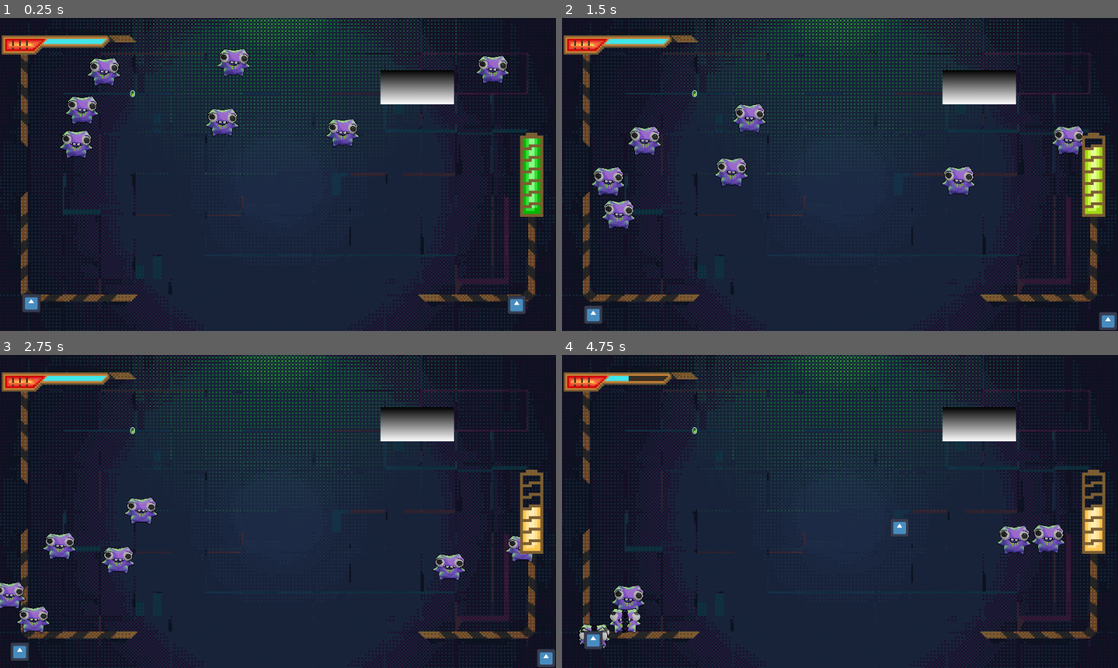
Above: before the commit, frames 1-4 (two rows, left to right).
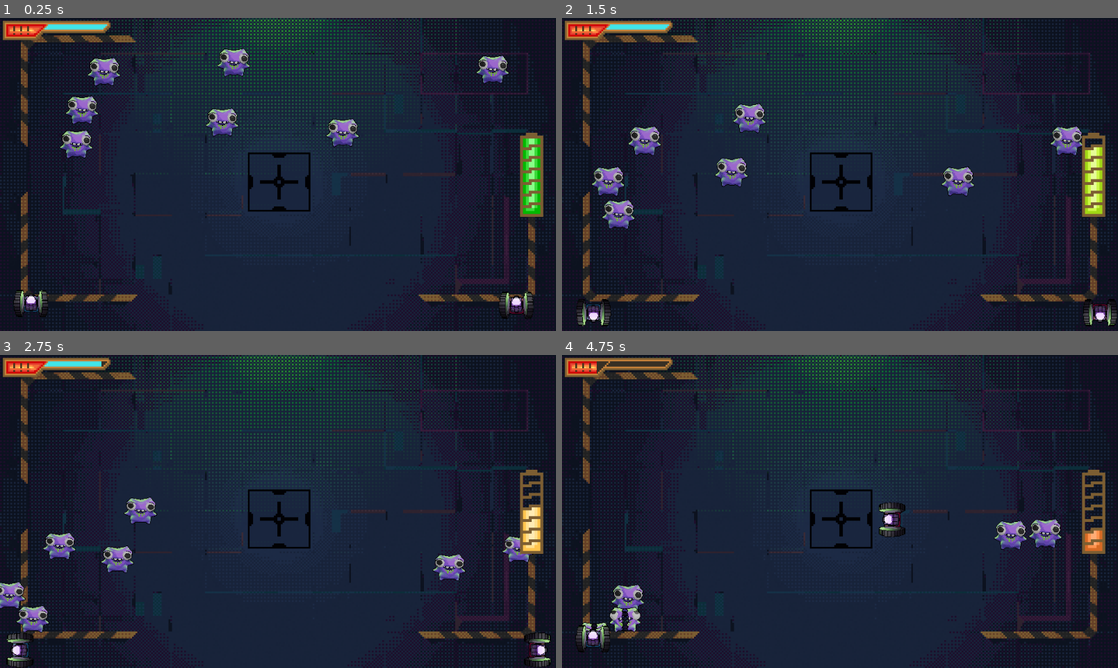
Above: after the commit, the same moments.

Repository: wall-daniel/AbyssalPixelJam9
Game: Godot game, scene res://Scenes/game.tscn
Two runs of this game, one before a commit and one after it. Both use one fixed random seed, a clock stepped at 60 frames per second and the inputs below. The engine's default icon, where the game draws it, is replaced by a stand-in: a white triangle on a blue panel in a dark square.
Inputs:
- Up to frame 1 (0.25 s): no input
- Up to frame 2 (1.5 s): hold Right (p1-right) 0.53-1.28 s; tap Space (zap) at 0.6 s; hold Down (p1-down) from 1.28 s (still down); tap S (p2-down) at 1.35 s
- Up to frame 3 (2.75 s): tap Space (zap) at 1.55, 2.3 s; release Down (p1-down) at 2.03 s; hold Right (p1-right) from 2.03 s (still down); tap A (p2-left) at 2.1 s
- Up to frame 4 (4.75 s): release Right (p1-right) at 2.78 s; hold Up (p1-up) 2.78-3.53 s; tap D (p2-right) at 2.85 s; tap Space (zap) at 3.05, 3.8, 4.35 s; hold Left (p1-left) from 3.53 s (still down); tap W (p2-up) at 3.6 s

The runs differ from the first frame. In frame 1, 4.2% of the frame differs, in the area x 0-96%, y 0-96%; in frame 2, 4.8%; in frame 3, 5.1%; in frame 4, 6.1%, in the area x 0-98%, y 0-95%.

Commit message:
minor bug fixes
jk I added a lot. I don't really remember. Some animations and whatnot were added and I cleaned up a bit of code too.

Diff:
--- a/Scenes/charging_station.tscn
+++ b/Scenes/charging_station.tscn
@@ -1,33 +1,43 @@
-[gd_scene load_steps=5 format=3 uid="uid://bk3cpsqohf3gu"]
+[gd_scene load_steps=6 format=3 uid="uid://bk3cpsqohf3gu"]
 
 [ext_resource type="Script" path="res://Scripts/charging_station.gd" id="1_j4myo"]
+[ext_resource type="Texture2D" uid="uid://b5ngyapitinar" path="res://Assets/chargeoff.png" id="2_75ok3"]
+[ext_resource type="Texture2D" uid="uid://dnf5plmun57ib" path="res://Assets/chargeon.png" id="3_qnqt7"]
+
+[sub_resource type="SpriteFrames" id="SpriteFrames_0ineh"]
+animations = [{
+"frames": [{
+"duration": 1.0,
+"texture": ExtResource("2_75ok3")
+}, {
+"duration": 1.0,
+"texture": ExtResource("3_qnqt7")
+}],
+"loop": true,
+"name": &"default",
+"speed": 5.0
+}]
 
 [sub_resource type="RectangleShape2D" id="RectangleShape2D_cr01t"]
-size = Vector2(62.0007, 129)
-
-[sub_resource type="Gradient" id="Gradient_axu73"]
-
-[sub_resource type="GradientTexture1D" id="GradientTexture1D_2tjty"]
-gradient = SubResource("Gradient_axu73")
+size = Vector2(34.0002, 35.9998)
 
 [node name="ChargingStation" type="Area2D"]
-position = Vector2(720, 120)
+z_index = -4
 rotation = 1.57079
-collision_layer = 255
-collision_mask = 255
+scale = Vector2(3, 3)
+collision_mask = 2
 script = ExtResource("1_j4myo")
 
+[node name="Sprite2D" type="AnimatedSprite2D" parent="."]
+sprite_frames = SubResource("SpriteFrames_0ineh")
+
 [node name="CollisionShape2D" type="CollisionShape2D" parent="."]
+position = Vector2(4.76837e-07, 2.99186e-12)
 shape = SubResource("RectangleShape2D_cr01t")
 
 [node name="ChargingTimer" type="Timer" parent="."]
 wait_time = 0.5
 
-[node name="Sprite2D" type="Sprite2D" parent="."]
-position = Vector2(-0.500038, -0.999942)
-scale = Vector2(0.230469, 127.001)
-texture = SubResource("GradientTexture1D_2tjty")
-
 [connection signal="body_entered" from="." to="." method="_on_area_2d_body_entered"]
 [connection signal="body_exited" from="." to="." method="_on_area_2d_body_exited"]
 [connection signal="timeout" from="ChargingTimer" to="." method="_on_charging_timer_timeout"]
--- a/Scenes/game.tscn
+++ b/Scenes/game.tscn
@@ -1,10 +1,9 @@
-[gd_scene load_steps=12 format=3 uid="uid://dw1036we4bnyk"]
+[gd_scene load_steps=11 format=3 uid="uid://dw1036we4bnyk"]
 
-[ext_resource type="PackedScene" uid="uid://xf3st41xiic" path="res://Scenes/player1.tscn" id="1_1c0dr"]
+[ext_resource type="PackedScene" uid="uid://xf3st41xiic" path="res://Scenes/player.tscn" id="1_1c0dr"]
 [ext_resource type="Script" path="res://Scripts/game.gd" id="1_ps43w"]
 [ext_resource type="PackedScene" uid="uid://c1vxgx41n1pt" path="res://Scenes/ui.tscn" id="2_3qgy2"]
 [ext_resource type="PackedScene" uid="uid://conbiiiex5m3y" path="res://Scenes/spawn.tscn" id="5_er2mk"]
-[ext_resource type="PackedScene" uid="uid://bar5nwac7lq8h" path="res://Scenes/pickup.tscn" id="5_y8un4"]
 [ext_resource type="Texture2D" uid="uid://d0hopkfl0b1y0" path="res://Assets/Map.png" id="6_8qiic"]
 [ext_resource type="PackedScene" uid="uid://bk3cpsqohf3gu" path="res://Scenes/charging_station.tscn" id="6_074e4"]
 
@@ -35,9 +34,6 @@
 position = Vector2(892, 495)
 
 [node name="Battery" type="Node2D" parent="."]
-
-[node name="Pickup" parent="Battery" instance=ExtResource("5_y8un4")]
-position = Vector2(229, 131)
 
 [node name="Enemies" type="Node2D" parent="."]
 
@@ -71,6 +67,7 @@
 offset = Vector2(160, 90)
 
 [node name="ChargingStation" parent="." instance=ExtResource("6_074e4")]
+position = Vector2(482, 283)
 
 [node name="Border" type="Node2D" parent="."]
 
--- a/Scenes/menu.tscn
+++ b/Scenes/menu.tscn
@@ -11,28 +11,29 @@
 grow_vertical = 2
 script = ExtResource("1_om4lc")
 
-[node name="MarginContainer" type="MarginContainer" parent="."]
-layout_mode = 0
+[node name="CanvasLayer" type="CanvasLayer" parent="."]
+
+[node name="MarginContainer" type="MarginContainer" parent="CanvasLayer"]
 offset_left = 9.0
 offset_top = 194.0
 offset_right = 99.0
 offset_bottom = 260.0
 
-[node name="VBoxContainer" type="VBoxContainer" parent="MarginContainer"]
+[node name="VBoxContainer" type="VBoxContainer" parent="CanvasLayer/MarginContainer"]
 custom_minimum_size = Vector2(90, 0)
 layout_mode = 2
 size_flags_horizontal = 4
 size_flags_vertical = 4
 
-[node name="Play" type="Button" parent="MarginContainer/VBoxContainer"]
+[node name="Play" type="Button" parent="CanvasLayer/MarginContainer/VBoxContainer"]
 layout_mode = 2
 theme_override_font_sizes/font_size = 14
 text = "Play"
 
-[node name="Credits" type="Button" parent="MarginContainer/VBoxContainer"]
+[node name="Credits" type="Button" parent="CanvasLayer/MarginContainer/VBoxContainer"]
 layout_mode = 2
 theme_override_font_sizes/font_size = 14
 text = "Credits"
 
-[connection signal="pressed" from="MarginContainer/VBoxContainer/Play" to="." method="_on_play_pressed"]
-[connection signal="pressed" from="MarginContainer/VBoxContainer/Credits" to="." method="_on_credits_pressed"]
+[connection signal="pressed" from="CanvasLayer/MarginContainer/VBoxContainer/Play" to="." method="_on_play_pressed"]
+[connection signal="pressed" from="CanvasLayer/MarginContainer/VBoxContainer/Credits" to="." method="_on_credits_pressed"]
--- /dev/null
+++ b/Scenes/player.tscn
@@ -0,0 +1,380 @@
+[gd_scene load_steps=55 format=3 uid="uid://xf3st41xiic"]
+
+[ext_resource type="Script" path="res://Scripts/player1.gd" id="1_txacy"]
+[ext_resource type="Texture2D" uid="uid://byut3fx4yt6gl" path="res://Assets/SpriteSheet/TurretRedSprite.png" id="2_tdljk"]
+[ext_resource type="Texture2D" uid="uid://civ5pcm8e7w47" path="res://Assets/SpriteSheet/TurretBlueSprite.png" id="3_psx1p"]
+
+[sub_resource type="AtlasTexture" id="AtlasTexture_f1b61"]
+atlas = ExtResource("2_tdljk")
+region = Rect2(0, 0, 64, 64)
+
+[sub_resource type="AtlasTexture" id="AtlasTexture_eisgs"]
+atlas = ExtResource("2_tdljk")
+region = Rect2(64, 0, 64, 64)
+
+[sub_resource type="AtlasTexture" id="AtlasTexture_2f224"]
+atlas = ExtResource("2_tdljk")
+region = Rect2(128, 0, 64, 64)
+
+[sub_resource type="AtlasTexture" id="AtlasTexture_h4r8k"]
+atlas = ExtResource("2_tdljk")
+region = Rect2(192, 0, 64, 64)
+
+[sub_resource type="AtlasTexture" id="AtlasTexture_nmwd0"]
+atlas = ExtResource("2_tdljk")
+region = Rect2(256, 0, 64, 64)
+
+[sub_resource type="AtlasTexture" id="AtlasTexture_0ds8q"]
+atlas = ExtResource("2_tdljk")
+region = Rect2(320, 0, 64, 64)
+
+[sub_resource type="AtlasTexture" id="AtlasTexture_brnh8"]
+atlas = ExtResource("2_tdljk")
+region = Rect2(384, 0, 64, 64)
+
+[sub_resource type="AtlasTexture" id="AtlasTexture_git36"]
+atlas = ExtResource("2_tdljk")
+region = Rect2(0, 64, 64, 64)
+
+[sub_resource type="AtlasTexture" id="AtlasTexture_vayba"]
+atlas = ExtResource("2_tdljk")
+region = Rect2(64, 64, 64, 64)
+
+[sub_resource type="AtlasTexture" id="AtlasTexture_lh08b"]
+atlas = ExtResource("2_tdljk")
+region = Rect2(128, 64, 64, 64)
+
+[sub_resource type="AtlasTexture" id="AtlasTexture_gu2n1"]
+atlas = ExtResource("2_tdljk")
+region = Rect2(192, 64, 64, 64)
+
+[sub_resource type="AtlasTexture" id="AtlasTexture_ujrs8"]
+atlas = ExtResource("2_tdljk")
+region = Rect2(256, 64, 64, 64)
+
+[sub_resource type="AtlasTexture" id="AtlasTexture_nq6wl"]
+atlas = ExtResource("2_tdljk")
+region = Rect2(320, 64, 64, 64)
+
+[sub_resource type="AtlasTexture" id="AtlasTexture_241we"]
+atlas = ExtResource("2_tdljk")
+region = Rect2(384, 64, 64, 64)
+
+[sub_resource type="AtlasTexture" id="AtlasTexture_2cj7b"]
+atlas = ExtResource("2_tdljk")
+region = Rect2(0, 128, 64, 64)
+
+[sub_resource type="AtlasTexture" id="AtlasTexture_b25sx"]
+atlas = ExtResource("2_tdljk")
+region = Rect2(64, 128, 64, 64)
+
+[sub_resource type="AtlasTexture" id="AtlasTexture_lhxvy"]
+atlas = ExtResource("2_tdljk")
+region = Rect2(128, 128, 64, 64)
+
+[sub_resource type="AtlasTexture" id="AtlasTexture_7m7rm"]
+atlas = ExtResource("2_tdljk")
+region = Rect2(192, 128, 64, 64)
+
+[sub_resource type="AtlasTexture" id="AtlasTexture_brnw5"]
+atlas = ExtResource("2_tdljk")
+region = Rect2(256, 128, 64, 64)
+
+[sub_resource type="AtlasTexture" id="AtlasTexture_uqwsb"]
+atlas = ExtResource("2_tdljk")
+region = Rect2(320, 128, 64, 64)
+
+[sub_resource type="AtlasTexture" id="AtlasTexture_fgkr0"]
+atlas = ExtResource("2_tdljk")
+region = Rect2(384, 128, 64, 64)
+
+[sub_resource type="AtlasTexture" id="AtlasTexture_xmf4g"]
+atlas = ExtResource("2_tdljk")
+region = Rect2(0, 192, 64, 64)
+
+[sub_resource type="AtlasTexture" id="AtlasTexture_3wgxp"]
+atlas = ExtResource("2_tdljk")
+region = Rect2(64, 192, 64, 64)
+
+[sub_resource type="AtlasTexture" id="AtlasTexture_gloqa"]
+atlas = ExtResource("2_tdljk")
+region = Rect2(128, 192, 64, 64)
+
+[sub_resource type="SpriteFrames" id="SpriteFrames_fj3rn"]
+animations = [{
+"frames": [{
+"duration": 1.0,
+"texture": SubResource("AtlasTexture_f1b61")
+}, {
+"duration": 1.0,
+"texture": SubResource("AtlasTexture_eisgs")
+}, {
+"duration": 1.0,
+"texture": SubResource("AtlasTexture_2f224")
+}, {
+"duration": 1.0,
+"texture": SubResource("AtlasTexture_h4r8k")
+}, {
+"duration": 1.0,
+"texture": SubResource("AtlasTexture_nmwd0")
+}, {
+"duration": 1.0,
+"texture": SubResource("AtlasTexture_0ds8q")
+}, {
+"duration": 1.0,
+"texture": SubResource("AtlasTexture_brnh8")
+}, {
+"duration": 1.0,
+"texture": SubResource("AtlasTexture_git36")
+}, {
+"duration": 1.0,
+"texture": SubResource("AtlasTexture_vayba")
+}, {
+"duration": 1.0,
+"texture": SubResource("AtlasTexture_lh08b")
+}, {
+"duration": 1.0,
+"texture": SubResource("AtlasTexture_gu2n1")
+}, {
+"duration": 1.0,
+"texture": SubResource("AtlasTexture_ujrs8")
+}, {
+"duration": 1.0,
+"texture": SubResource("AtlasTexture_nq6wl")
+}, {
+"duration": 1.0,
+"texture": SubResource("AtlasTexture_241we")
+}, {
+"duration": 1.0,
+"texture": SubResource("AtlasTexture_2cj7b")
+}, {
+"duration": 1.0,
+"texture": SubResource("AtlasTexture_b25sx")
+}, {
+"duration": 1.0,
+"texture": SubResource("AtlasTexture_lhxvy")
+}, {
+"duration": 1.0,
+"texture": SubResource("AtlasTexture_7m7rm")
+}, {
+"duration": 1.0,
+"texture": SubResource("AtlasTexture_brnw5")
+}, {
+"duration": 1.0,
+"texture": SubResource("AtlasTexture_uqwsb")
+}, {
+"duration": 1.0,
+"texture": SubResource("AtlasTexture_fgkr0")
+}, {
+"duration": 1.0,
+"texture": SubResource("AtlasTexture_xmf4g")
+}, {
+"duration": 1.0,
+"texture": SubResource("AtlasTexture_3wgxp")
+}, {
+"duration": 1.0,
+"texture": SubResource("AtlasTexture_gloqa")
+}],
+"loop": true,
+"name": &"move",
+"speed": 24.0
+}]
+
+[sub_resource type="CircleShape2D" id="CircleShape2D_3t3c7"]
+radius = 30.0167
+
+[sub_resource type="AtlasTexture" id="AtlasTexture_4dqnw"]
+atlas = ExtResource("3_psx1p")
+region = Rect2(0, 0, 64, 64)
+
+[sub_resource type="AtlasTexture" id="AtlasTexture_s4bsh"]
+atlas = ExtResource("3_psx1p")
+region = Rect2(64, 0, 64, 64)
+
+[sub_resource type="AtlasTexture" id="AtlasTexture_jhxx7"]
+atlas = ExtResource("3_psx1p")
+region = Rect2(128, 0, 64, 64)
+
+[sub_resource type="AtlasTexture" id="AtlasTexture_yx2fr"]
+atlas = ExtResource("3_psx1p")
+region = Rect2(192, 0, 64, 64)
+
+[sub_resource type="AtlasTexture" id="AtlasTexture_redg7"]
+atlas = ExtResource("3_psx1p")
+region = Rect2(256, 0, 64, 64)
+
+[sub_resource type="AtlasTexture" id="AtlasTexture_se0ay"]
+atlas = ExtResource("3_psx1p")
+region = Rect2(320, 0, 64, 64)
+
+[sub_resource type="AtlasTexture" id="AtlasTexture_f1dec"]
+atlas = ExtResource("3_psx1p")
+region = Rect2(384, 0, 64, 64)
+
+[sub_resource type="AtlasTexture" id="AtlasTexture_rk1ee"]
+atlas = ExtResource("3_psx1p")
+region = Rect2(0, 64, 64, 64)
+
+[sub_resource type="AtlasTexture" id="AtlasTexture_tad1r"]
+atlas = ExtResource("3_psx1p")
+region = Rect2(64, 64, 64, 64)
+
+[sub_resource type="AtlasTexture" id="AtlasTexture_kcy22"]
+atlas = ExtResource("3_psx1p")
+region = Rect2(128, 64, 64, 64)
+
+[sub_resource type="AtlasTexture" id="AtlasTexture_u8jgt"]
+atlas = ExtResource("3_psx1p")
+region = Rect2(192, 64, 64, 64)
+
+[sub_resource type="AtlasTexture" id="AtlasTexture_jpn18"]
+atlas = ExtResource("3_psx1p")
+region = Rect2(256, 64, 64, 64)
+
+[sub_resource type="AtlasTexture" id="AtlasTexture_7h0e5"]
+atlas = ExtResource("3_psx1p")
+region = Rect2(320, 64, 64, 64)
+
+[sub_resource type="AtlasTexture" id="AtlasTexture_otx6q"]
+atlas = ExtResource("3_psx1p")
+region = Rect2(384, 64, 64, 64)
+
+[sub_resource type="AtlasTexture" id="AtlasTexture_gj538"]
+atlas = ExtResource("3_psx1p")
+region = Rect2(0, 128, 64, 64)
+
+[sub_resource type="AtlasTexture" id="AtlasTexture_nup1w"]
+atlas = ExtResource("3_psx1p")
+region = Rect2(64, 128, 64, 64)
+
+[sub_resource type="AtlasTexture" id="AtlasTexture_7hcoa"]
+atlas = ExtResource("3_psx1p")
+region = Rect2(128, 128, 64, 64)
+
+[sub_resource type="AtlasTexture" id="AtlasTexture_h2akn"]
+atlas = ExtResource("3_psx1p")
+region = Rect2(192, 128, 64, 64)
+
+[sub_resource type="AtlasTexture" id="AtlasTexture_7ngu1"]
+atlas = ExtResource("3_psx1p")
+region = Rect2(256, 128, 64, 64)
+
+[sub_resource type="AtlasTexture" id="AtlasTexture_8fwlm"]
+atlas = ExtResource("3_psx1p")
+region = Rect2(320, 128, 64, 64)
+
+[sub_resource type="AtlasTexture" id="AtlasTexture_igfry"]
+atlas = ExtResource("3_psx1p")
+region = Rect2(384, 128, 64, 64)
+
+[sub_resource type="AtlasTexture" id="AtlasTexture_txnwx"]
+atlas = ExtResource("3_psx1p")
+region = Rect2(0, 192, 64, 64)
+
+[sub_resource type="AtlasTexture" id="AtlasTexture_mvfnv"]
+atlas = ExtResource("3_psx1p")
+region = Rect2(64, 192, 64, 64)
+
+[sub_resource type="AtlasTexture" id="AtlasTexture_f33o4"]
+atlas = ExtResource("3_psx1p")
+region = Rect2(128, 192, 64, 64)
+
+[sub_resource type="SpriteFrames" id="SpriteFrames_sycwy"]
+animations = [{
+"frames": [{
+"duration": 1.0,
+"texture": SubResource("AtlasTexture_4dqnw")
+}, {
+"duration": 1.0,
+"texture": SubResource("AtlasTexture_s4bsh")
+}, {
+"duration": 1.0,
+"texture": SubResource("AtlasTexture_jhxx7")
+}, {
+"duration": 1.0,
+"texture": SubResource("AtlasTexture_yx2fr")
+}, {
+"duration": 1.0,
+"texture": SubResource("AtlasTexture_redg7")
+}, {
+"duration": 1.0,
+"texture": SubResource("AtlasTexture_se0ay")
+}, {
+"duration": 1.0,
+"texture": SubResource("AtlasTexture_f1dec")
+}, {
+"duration": 1.0,
+"texture": SubResource("AtlasTexture_rk1ee")
+}, {
+"duration": 1.0,
+"texture": SubResource("AtlasTexture_tad1r")
+}, {
+"duration": 1.0,
+"texture": SubResource("AtlasTexture_kcy22")
+}, {
+"duration": 1.0,
+"texture": SubResource("AtlasTexture_u8jgt")
+}, {
+"duration": 1.0,
+"texture": SubResource("AtlasTexture_jpn18")
+}, {
+"duration": 1.0,
+"texture": SubResource("AtlasTexture_7h0e5")
+}, {
+"duration": 1.0,
+"texture": SubResource("AtlasTexture_otx6q")
+}, {
+"duration": 1.0,
+"texture": SubResource("AtlasTexture_gj538")
+}, {
+"duration": 1.0,
+"texture": SubResource("AtlasTexture_nup1w")
+}, {
+"duration": 1.0,
+"texture": SubResource("AtlasTexture_7hcoa")
+}, {
+"duration": 1.0,
+"texture": SubResource("AtlasTexture_h2akn")
+}, {
+"duration": 1.0,
+"texture": SubResource("AtlasTexture_7ngu1")
+}, {
+"duration": 1.0,
+"texture": SubResource("AtlasTexture_8fwlm")
+}, {
+"duration": 1.0,
+"texture": SubResource("AtlasTexture_igfry")
+}, {
+"duration": 1.0,
+"texture": SubResource("AtlasTexture_txnwx")
+}, {
+"duration": 1.0,
+"texture": SubResource("AtlasTexture_mvfnv")
+}, {
+"duration": 1.0,
+"texture": SubResource("AtlasTexture_f33o4")
+}],
+"loop": true,
+"name": &"move",
+"speed": 24.0
+}]
+
+[node name="Player" type="CharacterBody2D" groups=["player"]]
+z_index = 5
+collision_layer = 2
+collision_mask = 3
+motion_mode = 1
+script = ExtResource("1_txacy")
+
+[node name="Player1" type="AnimatedSprite2D" parent="."]
+sprite_frames = SubResource("SpriteFrames_fj3rn")
+animation = &"move"
+frame = 8
+frame_progress = 0.970947
+
+[node name="CollisionShape2D" type="CollisionShape2D" parent="."]
+shape = SubResource("CircleShape2D_3t3c7")
+
+[node name="Player2" type="AnimatedSprite2D" parent="."]
+sprite_frames = SubResource("SpriteFrames_sycwy")
+animation = &"move"
--- a/Scenes/player1.tscn
+++ /dev/null
@@ -1,20 +0,0 @@
-[gd_scene load_steps=4 format=3 uid="uid://xf3st41xiic"]
-
-[ext_resource type="Texture2D" uid="uid://cdsems6iss51d" path="res://Assets/icon.svg" id="1_n1rgq"]
-[ext_resource type="Script" path="res://Scripts/player1.gd" id="1_txacy"]
-
-[sub_resource type="CircleShape2D" id="CircleShape2D_3t3c7"]
-radius = 16.0
-
-[node name="Player1" type="CharacterBody2D" groups=["player"]]
-z_index = 5
-collision_layer = 2
-collision_mask = 3
-script = ExtResource("1_txacy")
-
-[node name="Sprite2D" type="Sprite2D" parent="."]
-scale = Vector2(0.25, 0.25)
-texture = ExtResource("1_n1rgq")
-
-[node name="CollisionShape2D" type="CollisionShape2D" parent="."]
-shape = SubResource("CircleShape2D_3t3c7")
--- a/Scenes/ui.tscn
+++ b/Scenes/ui.tscn
@@ -30,8 +30,10 @@
 stretch_mode = 2
 
 [node name="TextureProgressBar" type="TextureProgressBar" parent="."]
-offset_right = 40.0
-offset_bottom = 40.0
+offset_left = 2.0
+offset_top = -25.0
+offset_right = 66.0
+offset_bottom = 7.0
 scale = Vector2(3, 3)
 texture_under = ExtResource("3_oclt2")
 texture_over = ExtResource("4_jksw8")
--- a/Scripts/charging_station.gd
+++ b/Scripts/charging_station.gd
@@ -4,25 +4,30 @@
 
 var players_intersected = []
 
+func _ready():
+	$Sprite2D.frame = 0
+
 # Player entering charging station
 func _on_area_2d_body_entered(body):
-	if not (body.name == 'Player1' or body.name == 'Player2'):
+	if not body.is_in_group("player"):
 		return
 
 	players_intersected.push_front(body)
 
 	# Check if both players inside
 	if len(players_intersected) == 2:
+		$Sprite2D.frame = 1
 		$ChargingTimer.start()
 
 # Player no longer in charging station
 func _on_area_2d_body_exited(body):
-	if not (body.name == 'Player1' or body.name == 'Player2'):
+	if not body.is_in_group("player"):
 		return
 
 	var player_idx = players_intersected.find(body)
 	if player_idx != -1:
 		players_intersected.remove_at(player_idx)
+		$Sprite2D.frame = 0
 		$ChargingTimer.stop()
 
 # Charge the battery
--- a/Scripts/enemy.gd
+++ b/Scripts/enemy.gd
@@ -36,7 +36,7 @@
 func death():
 	$CollisionShape2D.disabled = true
 	$HurtBox/CollisionShape2D.disabled = true
-	squirt.animation = "death"
+	squirt.play("death")
 	await squirt.animation_finished
 	queue_free()
 
--- a/Scripts/player1.gd
+++ b/Scripts/player1.gd
@@ -14,20 +14,29 @@
 @export var is_p1 = true
 var controls: Array = []
 var n_zap = 5
+#car for sprite depending on player
+var moving: Node
 
 func _ready():
 	#check to see what controls to use
 	if is_p1:
+		moving = $Player1
+		$Player2.visible = false
 		controls = p1_controls
 	else:
+		moving = $Player2
+		$Player1.visible = false
 		controls = p2_controls
 
 func _physics_process(_delta):
 	#basic movement
 	var direction = Input.get_vector(controls[0], controls[1], controls[2], controls[3])
 	if direction:
+		moving.play("move")
 		velocity = direction * SPEED
+		rotation = velocity.angle() + deg_to_rad(90)
 	else:
+		moving.stop()
 		velocity = Vector2(move_toward(velocity.x, 0, SPEED),move_toward(velocity.y, 0, SPEED))
 	move_and_slide()
 	#ZAP
--- a/Scripts/ui.gd
+++ b/Scripts/ui.gd
@@ -15,7 +15,7 @@
 #checks player one if there is a shot taken and if p1 collected a battery
 func _on_player_1_change_zap(add):
 	if add:
-		zap_num += 3
+		zap_num += 1
 		if zap_num > ZAP_MAX:
 			zap_num = ZAP_MAX
 	else:
@@ -26,7 +26,7 @@
 #checks player 2 if they collect anything since my code is completly jank idk man I just wanted to make some Globals oh well
 func _on_player_2_change_zap(add):
 	if add:
-		zap_num += 3
+		zap_num += 1
 		if zap_num > ZAP_MAX:
 			zap_num = ZAP_MAX
 	zap_bar.texture.region = zap_meter[zap_num]
--- a/project.godot
+++ b/project.godot
@@ -30,49 +30,49 @@
 p1-right={
 "deadzone": 0.5,
 "events": [Object(InputEventKey,"resource_local_to_scene":false,"resource_name":"","device":-1,"window_id":0,"alt_press …(182 unchanged characters)…
-, Object(InputEventKey,"resource_local_to_scene":false,"resource_name":"","device":-1,"window_id":0,"alt_pressed":false,"shift_pressed":false,"ctrl_pressed":false,"meta_pressed":false,"pressed":false,"keycode":0,"physical_keycode":4194321,"key_label":0,"unicode":0,"echo":false,"script":null)
+, Object(InputEventJoypadMotion,"resource_local_to_scene":false,"resource_name":"","device":-1,"axis":2,"axis_value":1.0,"script":null)
 ]
 }
 p1-left={
 "deadzone": 0.5,
 "events": [Object(InputEventKey,"resource_local_to_scene":false,"resource_name":"","device":-1,"window_id":0,"alt_press …(182 unchanged characters)…
-, Object(InputEventJoypadMotion,"resource_local_to_scene":false,"resource_name":"","device":-1,"axis":0,"axis_value":-1.0,"script":null)
+, Object(InputEventJoypadMotion,"resource_local_to_scene":false,"resource_name":"","device":-1,"axis":2,"axis_value":-1.0,"script":null)
 ]
 }
 p1-up={
 "deadzone": 0.5,
 "events": [Object(InputEventKey,"resource_local_to_scene":false,"resource_name":"","device":-1,"window_id":0,"alt_press …(182 unchanged characters)…
-, Object(InputEventJoypadMotion,"resource_local_to_scene":false,"resource_name":"","device":-1,"axis":1,"axis_value":-1.0,"script":null)
+, Object(InputEventJoypadMotion,"resource_local_to_scene":false,"resource_name":"","device":-1,"axis":3,"axis_value":-1.0,"script":null)
 ]
 }
 p1-down={
 "deadzone": 0.5,
 "events": [Object(InputEventKey,"resource_local_to_scene":false,"resource_name":"","device":-1,"window_id":0,"alt_press …(182 unchanged characters)…
-, Object(InputEventJoypadMotion,"resource_local_to_scene":false,"resource_name":"","device":-1,"axis":1,"axis_value":1.0,"script":null)
+, Object(InputEventJoypadMotion,"resource_local_to_scene":false,"resource_name":"","device":-1,"axis":3,"axis_value":1.0,"script":null)
 ]
 }
 p2-right={
 "deadzone": 0.5,
 "events": [Object(InputEventKey,"resource_local_to_scene":false,"resource_name":"","device":-1,"window_id":0,"alt_pressed":false,"shift_pressed":false,"ctrl_pressed":false,"meta_pressed":false,"pressed":false,"keycode":0,"physical_keycode":68,"key_label":0,"unicode":100,"echo":false,"script":null)
-, Object(InputEventJoypadMotion,"resource_local_to_scene":false,"resource_name":"","device":-1,"axis":2,"axis_value":1.0,"script":null)
+, Object(InputEventJoypadMotion,"resource_local_to_scene":false,"resource_name":"","device":-1,"axis":0,"axis_value":1.0,"script":null)
 ]
 }
 p2-left={
 "deadzone": 0.5,
 "events": [Object(InputEventKey,"resource_local_to_scene":false,"resource_name":"","device":-1,"window_id":0,"alt_pressed":false,"shift_pressed":false,"ctrl_pressed":false,"meta_pressed":false,"pressed":false,"keycode":0,"physical_keycode":65,"key_label":0,"unicode":97,"echo":false,"script":null)
-, Object(InputEventJoypadMotion,"resource_local_to_scene":false,"resource_name":"","device":-1,"axis":2,"axis_value":-1.0,"script":null)
+, Object(InputEventJoypadMotion,"resource_local_to_scene":false,"resource_name":"","device":-1,"axis":0,"axis_value":-1.0,"script":null)
 ]
 }
 p2-up={
 "deadzone": 0.5,
 "events": [Object(InputEventKey,"resource_local_to_scene":false,"resource_name":"","device":-1,"window_id":0,"alt_pressed":false,"shift_pressed":false,"ctrl_pressed":false,"meta_pressed":false,"pressed":false,"keycode":0,"physical_keycode":87,"key_label":0,"unicode":119,"echo":false,"script":null)
-, Object(InputEventJoypadMotion,"resource_local_to_scene":false,"resource_name":"","device":-1,"axis":3,"axis_value":-1.0,"script":null)
+, Object(InputEventJoypadMotion,"resource_local_to_scene":false,"resource_name":"","device":-1,"axis":1,"axis_value":-1.0,"script":null)
 ]
 }
 p2-down={
 "deadzone": 0.5,
 "events": [Object(InputEventKey,"resource_local_to_scene":false,"resource_name":"","device":-1,"window_id":0,"alt_pressed":false,"shift_pressed":false,"ctrl_pressed":false,"meta_pressed":false,"pressed":false,"keycode":0,"physical_keycode":83,"key_label":0,"unicode":115,"echo":false,"script":null)
-, Object(InputEventJoypadMotion,"resource_local_to_scene":false,"resource_name":"","device":-1,"axis":3,"axis_value":1.0,"script":null)
+, Object(InputEventJoypadMotion,"resource_local_to_scene":false,"resource_name":"","device":-1,"axis":1,"axis_value":1.0,"script":null)
 ]
 }
 zap={
Binary file added: Assets/SpriteSheet/TurretBlueSprite.png
Not shown, added: Assets/SpriteSheet/TurretBlueSprite.png.import
Binary file added: Assets/SpriteSheet/TurretRedSprite.png
Not shown, added: Assets/SpriteSheet/TurretRedSprite.png.import
Binary file added: Assets/chargeoff.png
Not shown, added: Assets/chargeoff.png.import
Binary file added: Assets/chargeon.png
Not shown, added: Assets/chargeon.png.import
